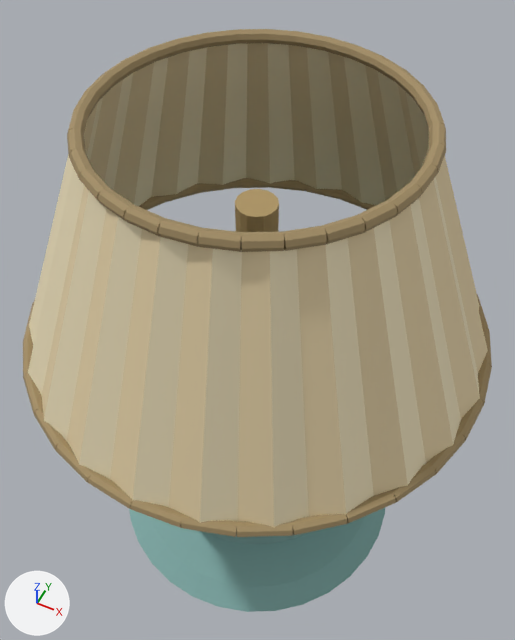
The glTF model 网页内容/源码/src/assets/island-craft/celadon-lamp.glb: old version first, new version second.
Both versions are drawn from a 50 mm lens placed at (0.274, -0.546, 1.132), pointed at (-0.016, 0.034, 0.408). The lights are fixed; the arrows at lower left show +X, +Y and +Z. The first picture is the older version. Vertices at exactly the same position are counted once.

Names of what the first picture shows: 'celadon-lamp'.
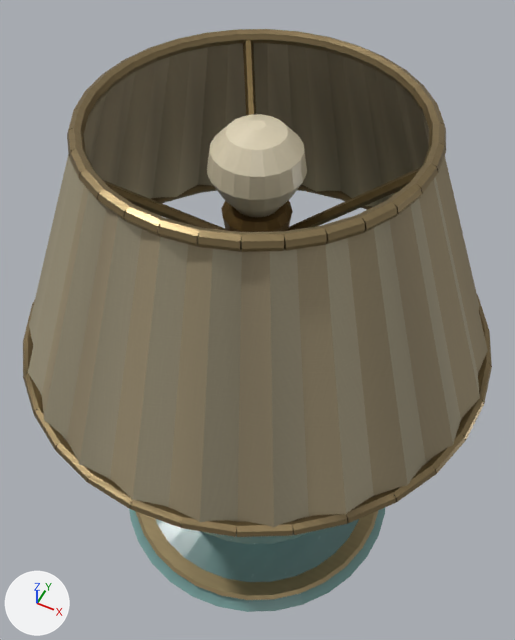
What differs and where, as boxes (x1, y1, x2, y2) in the pictures (515 x 640 px):
part 1 of me_celadon_lamp, added (brown)
    after: (84, 43, 429, 207)
part 2 of me_celadon_lamp, added (beige)
    after: (207, 114, 307, 217)
part 3 of me_celadon_lamp, added (brown)
    after: (136, 510, 379, 600)
part 4 of me_celadon_lamp, added (brown)
    after: (221, 200, 293, 232)
part 5 of me_celadon_lamp, added (mostly hidden)
    after: (103, 40, 421, 231)
part 6 of me_celadon_lamp, recoloured (darker)
    both: (23, 31, 492, 612)
part 7 of me_celadon_lamp, recoloured
    both: (23, 29, 492, 537)
part 8 of me_celadon_lamp, recoloured
    both: (129, 508, 385, 612)
part 9 of me_celadon_lamp, recoloured (beige to brown)
    before: (28, 43, 488, 527)
    after: (28, 154, 488, 527)

The change, as a list of edits to the scene's bpy script:
```text
Add mat_island_ceramic:
    mat_island_ceramic = bpy.data.materials.new('Island ceramic')
    # uses the picture img_72cd69d3581ee79254b0629ec7491213_jpg
    # uses the picture img_93a786d163a42985d6381189888b8bfd_jpg
    # uses the picture img_f870c39fa5d4731688d51c9d07cdbe41_jpg
Add mat_island_brass:
    mat_island_brass = bpy.data.materials.new('Island brass')
    # uses the picture img_4c9393c35d6ce25733ebe001b9b74900_jpg
    # uses the picture img_5a54925e078bbce31040fa2bbe3d7a93_jpg
    # uses the picture img_b3280f97b8372ca20f5bdfe526fe9c6c_jpg
Add mat_island_linen:
    mat_island_linen = bpy.data.materials.new('Island linen')
    # uses the picture img_1cd353b10fe8ae9c65a24997b27b9471_jpg
    # uses the picture img_6777f088cbeac8466455b4884616c09a_jpg
    # uses the picture img_a36ea154fdd8fedf3f516d0a223a0c04_jpg
Add mat_island_enamel:
    mat_island_enamel = bpy.data.materials.new('Island enamel')
    # uses the picture img_15e2901248f5e5ce5db0a75d5e99a360_jpg
    # uses the picture img_54c4b6bed157c7a9fbaab3880995874e_jpg
    # uses the picture img_e704fb27c16dafca21de869f8aa85e98_jpg
Change me_celadon_lamp:
    remove me_celadon_lamp.from_pydata(...)  # 1378 vertices, 2520 faces; spans x -0.294..0.294, y -0.294..0.294, z 0.0..0.748
    add me_celadon_lamp.from_pydata(...)  # 1872 vertices, 3380 faces; spans x -0.294..0.294, y -0.294..0.294, z 0.0..0.748
    me_celadon_lamp part 1: the loose piece of 98 vertices spanning x -0.29..0.29, y -0.29..0.29, z 0.45..0.74 is copied, and the copy is scaled about its middle by (0.988, 0.988, 1), in mat_island_linen; it spans x -0.287..0.287, y -0.287..0.287, z 0.45..0.74
    me_celadon_lamp part 2: a new loose piece of 120 vertices spanning x -0.052..0.052, y -0.052..0.052, z 0.64..0.737, in mat_island_enamel
    me_celadon_lamp part 3: a new loose piece of 96 vertices spanning x -0.209..0.209, y -0.209..0.209, z 0.047..0.057, in mat_island_brass
    me_celadon_lamp part 4: a new loose piece of 48 vertices spanning x -0.039..0.039, y -0.039..0.039, z 0.603..0.64, in mat_island_brass
    me_celadon_lamp part 5
    30 vertices are added at x -0.093..0.03, y -0.156..0.156, z 0.596..0.744
    6 new vertices lie (0.149, 0.0, 0.14) away from vertices in x 0.022..0.03, y -0.006..0.006, z 0.596..0.604
    60 new faces join them, mat_island_brass
    me_celadon_lamp part 6: 1642 kept faces spanning x -0.294..0.294, y -0.294..0.294, z 0.035..0.748 get new vertex colours; the middle colour goes from brown #a28d65 to brown #8d7a57
    me_celadon_lamp part 7: 1916 faces spanning x -0.294..0.294, y -0.294..0.294, z 0.37..0.748 switch from mat_island_handcraft to mat_island_brass
    me_celadon_lamp part 8: 508 faces spanning x -0.22..0.22, y -0.22..0.22, z 0.0..0.37 switch from mat_island_handcraft to mat_island_ceramic
    me_celadon_lamp part 9: 96 faces spanning x -0.29..0.29, y -0.29..0.29, z 0.45..0.74 switch from mat_island_handcraft to mat_island_linen
    other edits to the shape of me_celadon_lamp do not show in these pictures
    add me_celadon_lamp.materials.append(mat_island_enamel)
```
